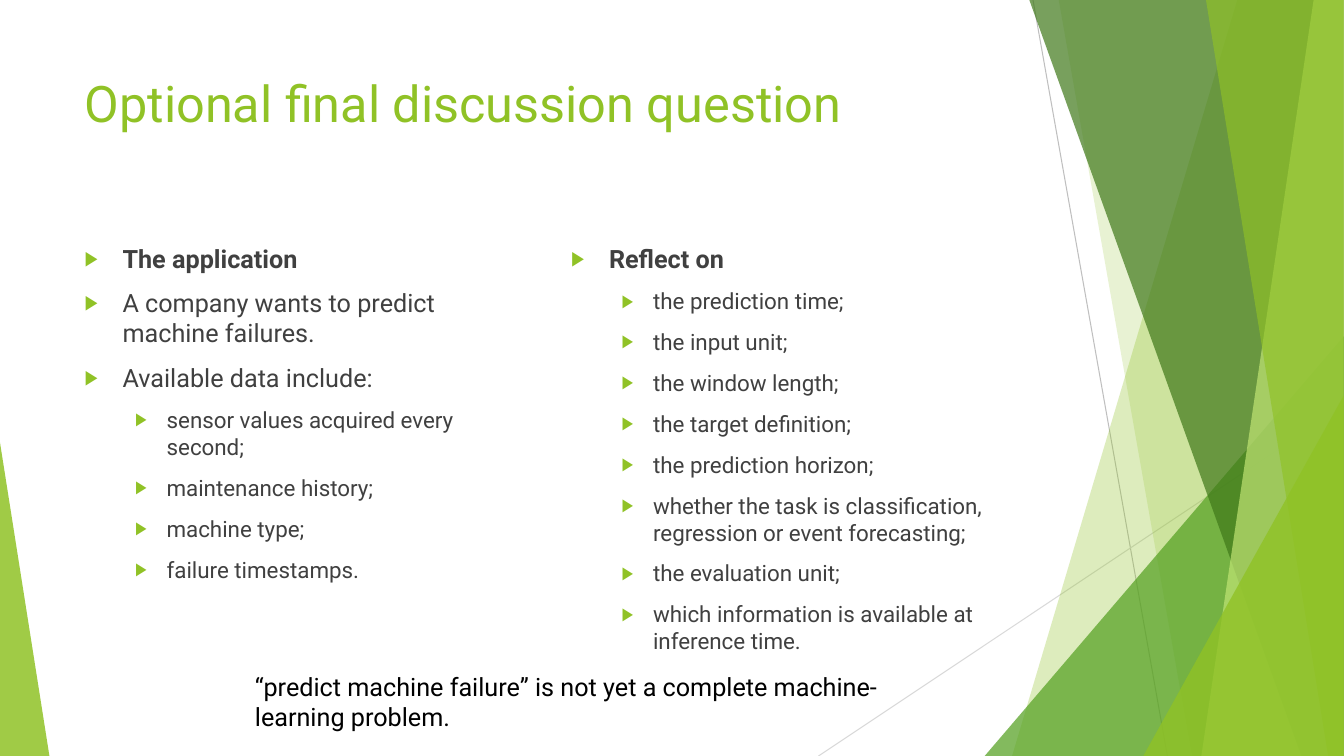
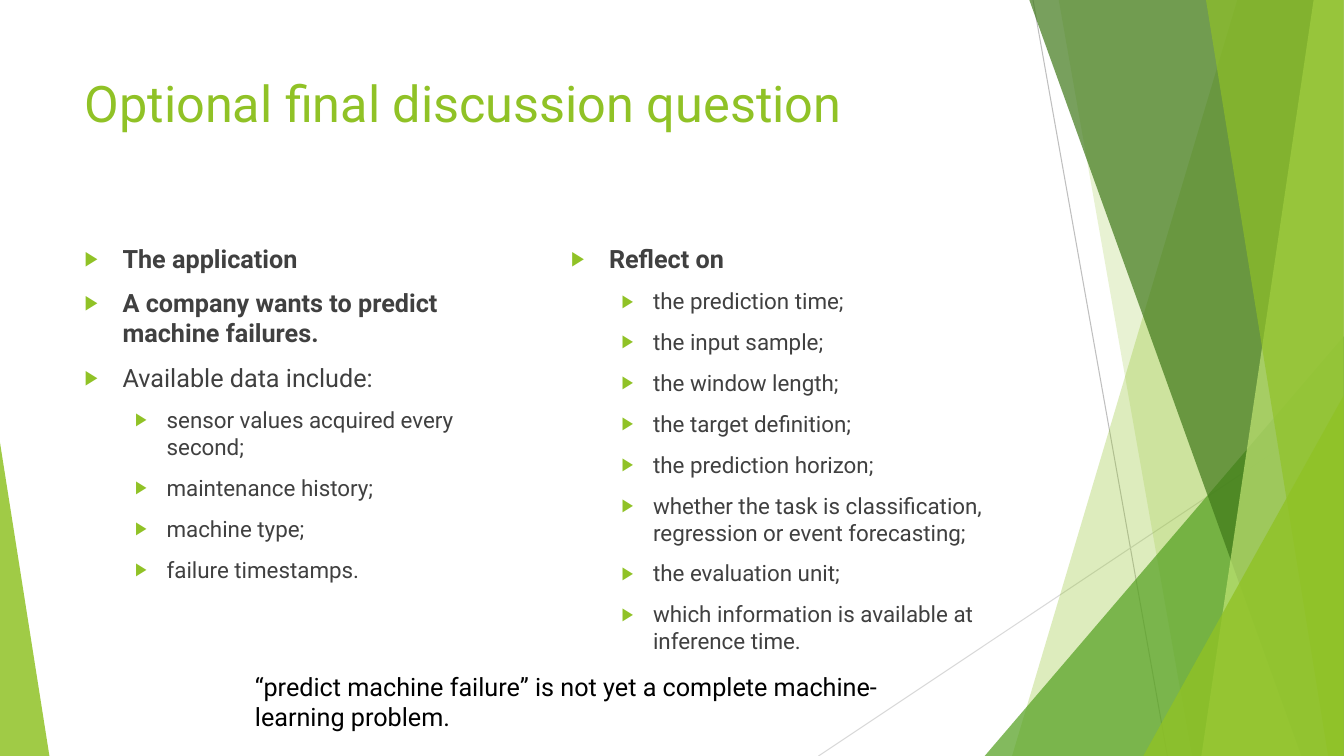
Before and after one commit to FranzGH/timeseries, a slide deck: slide 87 of Slides/01 Problem formulation and data structure.pptx (slide 86 before the commit). Drawn at 1344x756 pixels with LibreOffice and Linux fonts; fonts in the diff are those of the drawing. Boxes give left, top, right and bottom in pixels: in the first picture for what was removed or moved away, otherwise in the second. Text is boxed around its words. In the diff, an @@ line names an element or a change of style, - is before the commit and + after.

```diff
--- a/Slides/01 Problem formulation and data structure.pptx
+++ b/Slides/01 Problem formulation and data structure.pptx
@@ text at (123, 293, 437, 343): bold on in "A company wants to predict machine failures." @@
@@ text at (653, 333, 823, 355): text changed @@
-  ▶ the input unit;
+  ▶ the input sample;
```
Also in this commit, not shown: 10 other slides changed, 1 slide added, 1 other file.
